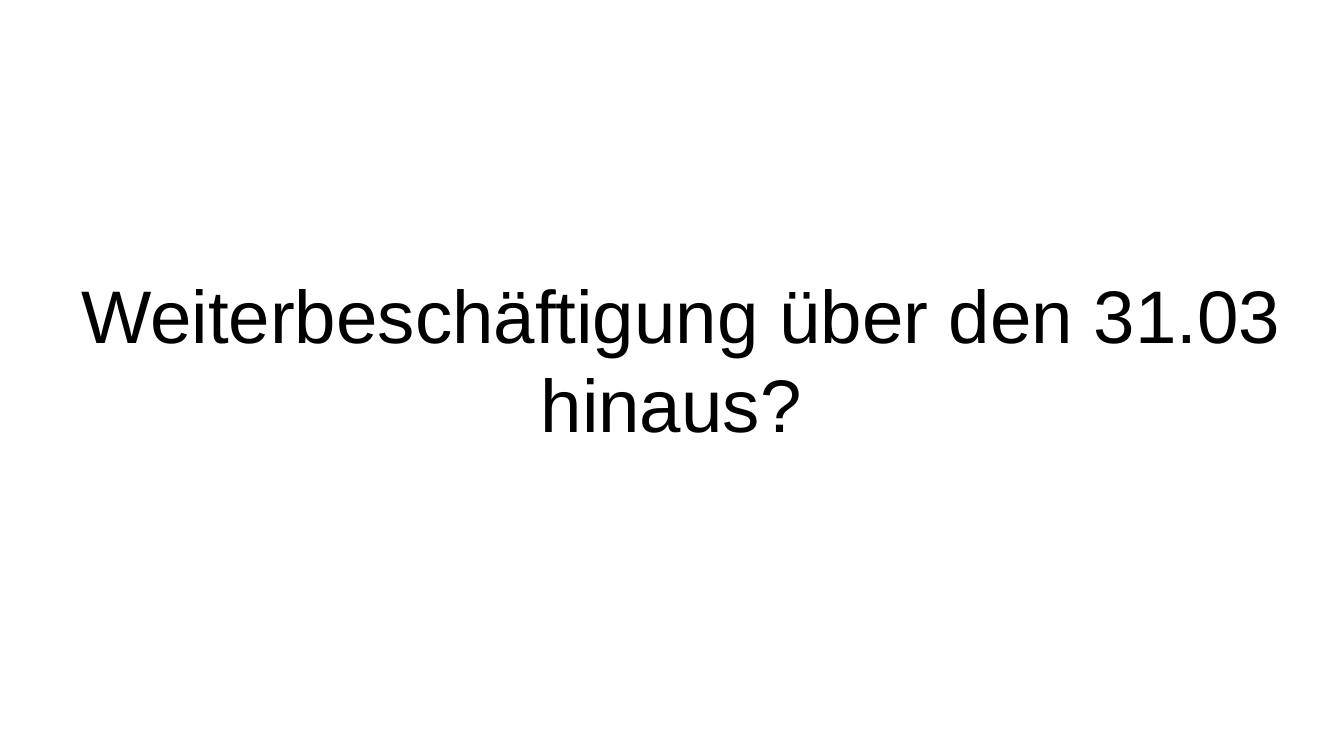
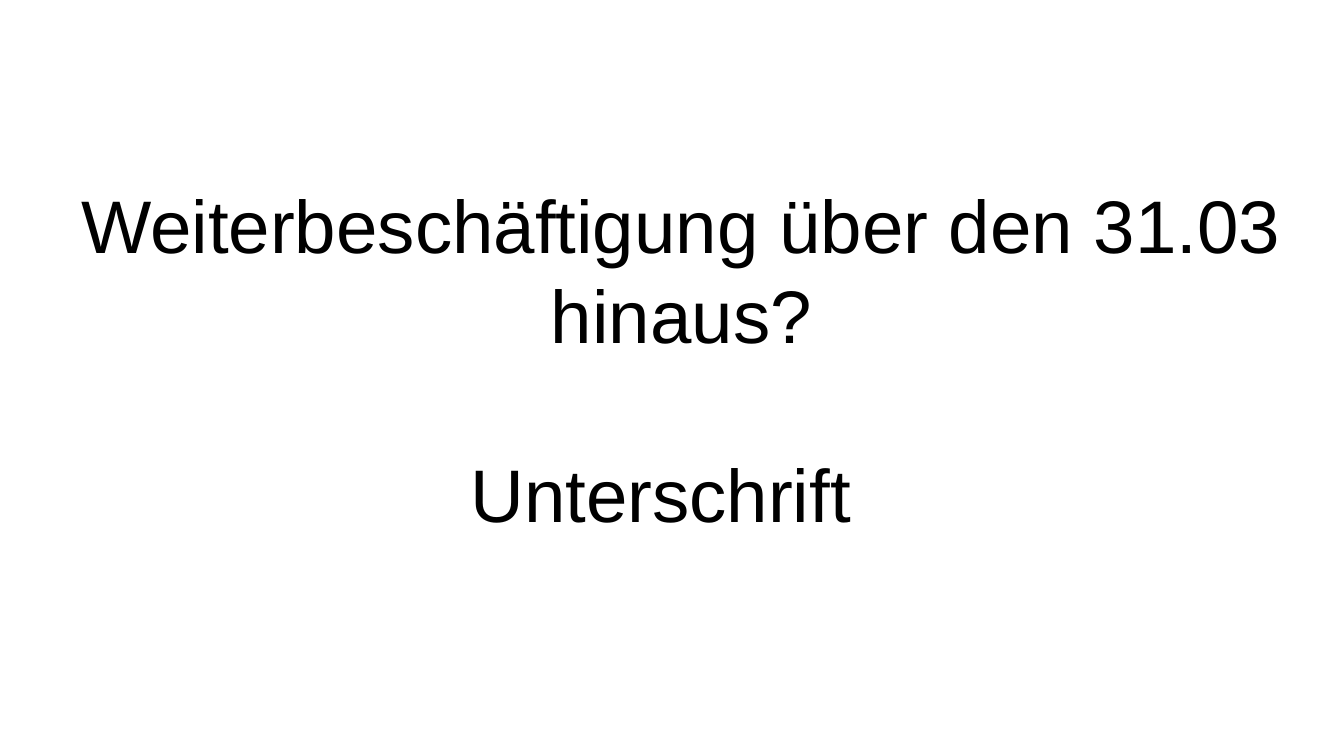
Before and after one commit to wwjbrugger/DCDL_smaller, a slide deck: slide 25 of Zwischenergebnisse/Zwischenergebnisse.odp (slide 24 before the commit). Drawn at 1344x756 pixels with LibreOffice and Linux fonts; fonts in the diff are those of the drawing. Boxes give left, top, right and bottom in pixels: in the first picture for what was removed or moved away, otherwise in the second. Text is boxed around its words. In the diff, an @@ line names an element or a change of style, - is before the commit and + after.

```diff
--- a/Zwischenergebnisse/Zwischenergebnisse.odp
+++ b/Zwischenergebnisse/Zwischenergebnisse.odp
@@ title at [81,199,1280,523]: text changed @@
-Weiterbeschäftigung über den 31.03 hinaus?
+Weiterbeschäftigung über den 31.03 hinaus?
+Unterschrift
```
Also in this commit, not shown: 1 other slide changed, 1 slide added, 3 other files.
